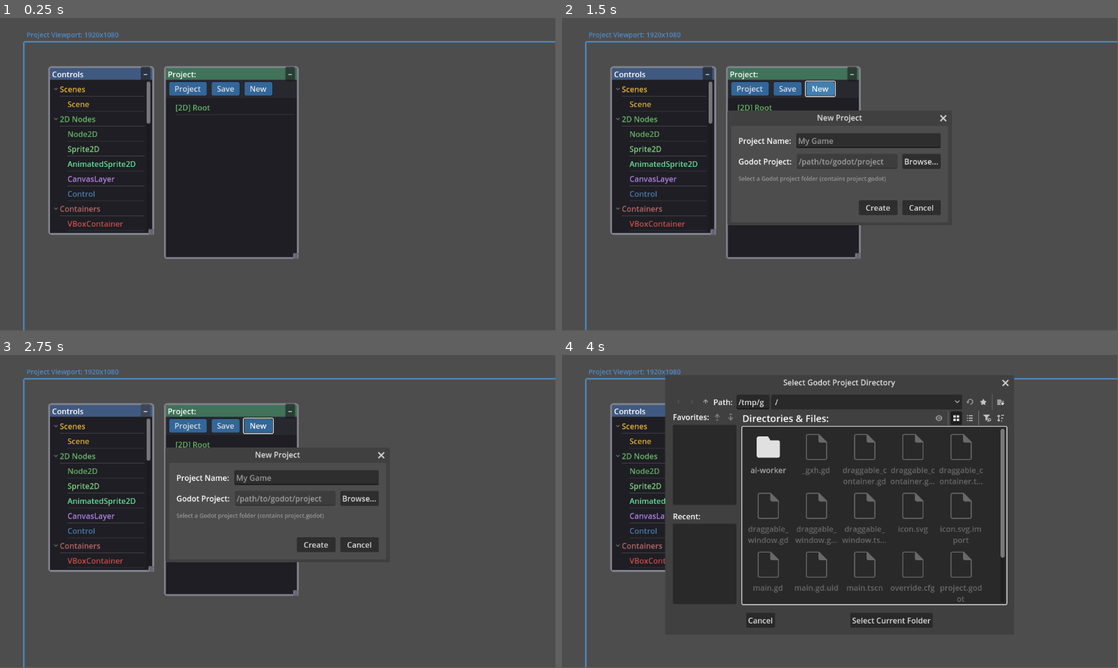
Above: before the commit, frames 1-4 (two rows, left to right).
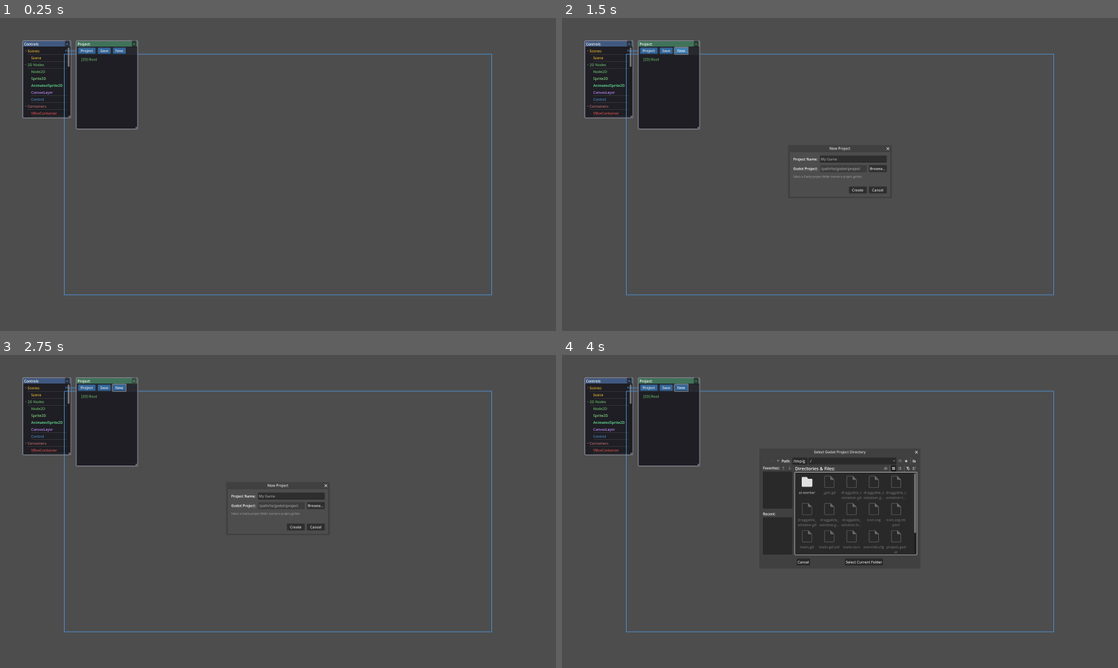
Above: after the commit, the same moments.

Repository: Zycroft/GameGen
Game: Godot game, scene res://main.tscn
The game is run twice, just before and just after one commit, with the same random seed, the same clock (stepped at 60 frames per second) and the same inputs.
Inputs:
- Up to frame 1 (0.25 s): no input
- Up to frame 2 (1.5 s): click "New" at 0.5 s; click "New" at 1.25 s
- Up to frame 3 (2.75 s): click "−" at 2 s
- Up to frame 4 (4 s): click "Project" at 2.75 s; click "Browse..." at 3.5 s
In our replay, the window is 799x449 before the commit and 800x450 after it. These sizes can differ from the game's own. Grey fills any space a smaller window leaves; there, only what the larger window draws over its background counts as a difference.

The runs differ from the first frame. In frame 1, 27% of the frame differs, in the area x 4-100%, y 4-100%; in frame 2, 21%; in frame 3, 21%; in frame 4, 34%.

Commit message:
Set window size 30% larger than project viewport
Window: 2496x1404 (130% of 1920x1080 viewport)

🤖 Generated with [Claude Code](https://claude.com/claude-code)

Co-Authored-By: Claude Opus 4.5 <noreply@anthropic.com>

Diff:
--- a/project.godot
+++ b/project.godot
@@ -17,5 +17,7 @@
 
 [display]
 
+window/size/viewport_width=2496
+window/size/viewport_height=1404
 window/size/initial_position_type=3
 window/size/initial_screen=2
